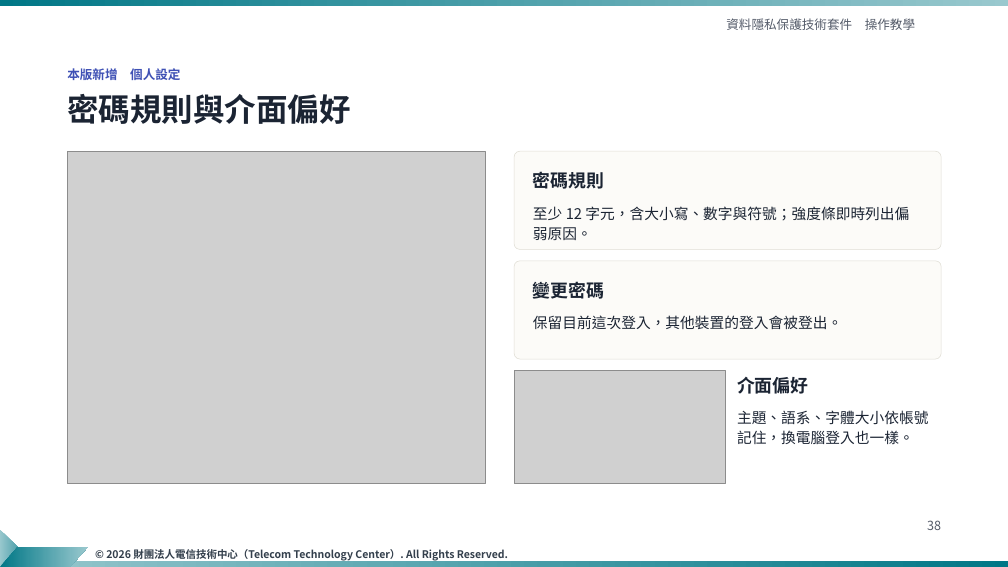
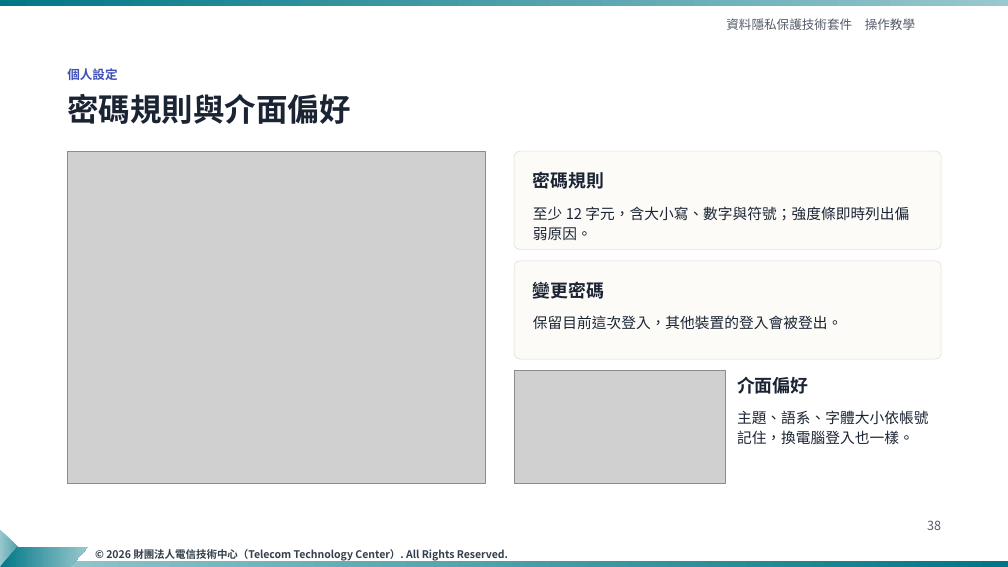
Before and after one commit to ttcdog115016/Demo, a slide deck: slide 38 of slides/資料隱私保護技術套件_操作教學_TTC樣板_v4.pptx. Drawn at 1008x567 pixels with LibreOffice and Linux fonts; fonts in the diff are those of the drawing; grey boxes stand for pictures; background and template pictures are left out. Boxes give left, top, right and bottom in pixels: in the first picture for what was removed or moved away, otherwise in the second. Text is boxed around its words. In the diff, an @@ line names an element or a change of style, - is before the commit and + after.

```diff
--- a/slides/資料隱私保護技術套件_操作教學_TTC樣板_v4.pptx
+++ b/slides/資料隱私保護技術套件_操作教學_TTC樣板_v4.pptx
@@ text at (x1=67, y1=68, x2=117, y2=80): text changed @@
-本版新增 個人設定
+個人設定
```
Also in this commit, not shown: 4 other slides changed, 4 other files.
